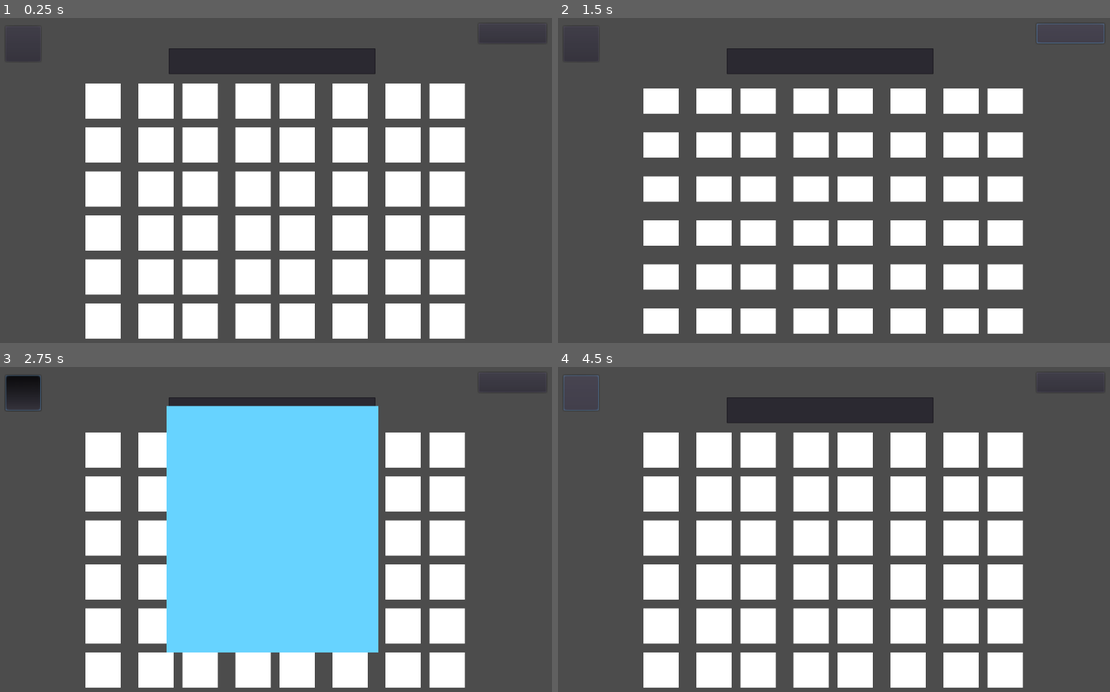
Above: before the commit, frames 1-4 (two rows, left to right).
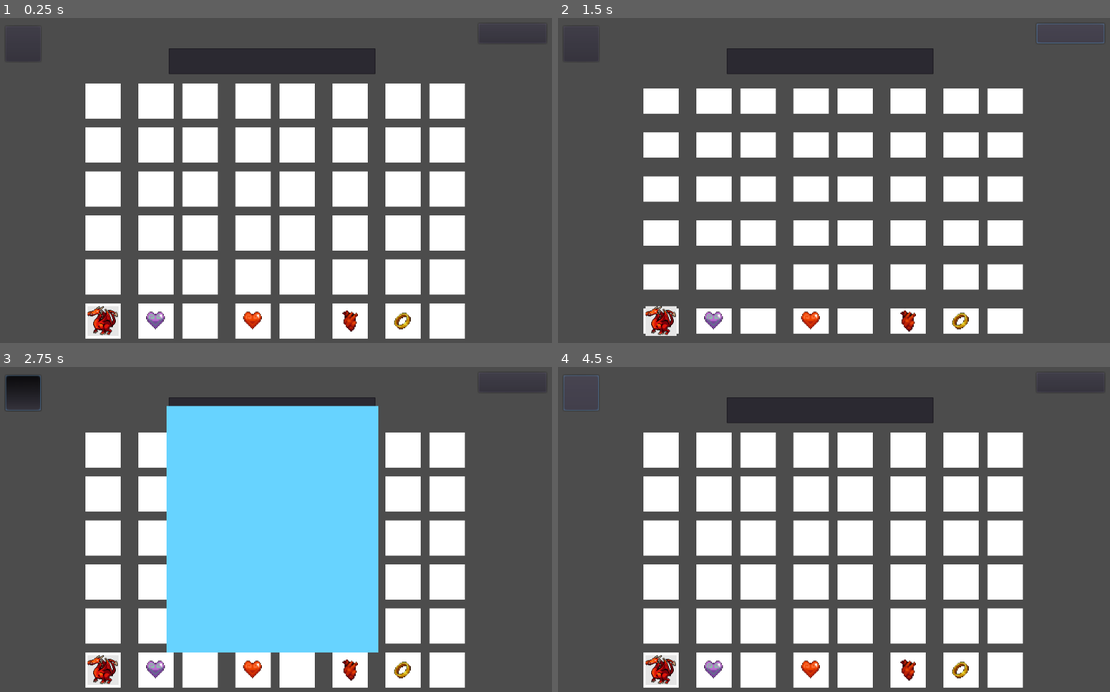
Above: after the commit, the same moments.

Repository: shortcakesweets/necro-wordle
Game: Godot game, scene res://tscn/cotndle.tscn
Two runs of this game, one before a commit and one after it. Both use one fixed random seed, a clock stepped at 60 frames per second and the inputs below.
Inputs (mouse positions are in pixels of both pictures, inside the frame that each line leads up to):
- Up to frame 1 (0.25 s): no input
- Up to frame 2 (1.5 s): click (828, 60) at 0.52 s; type "12" at 0.6 s; click "reset" at 1.25 s
- Up to frame 3 (2.75 s): click "?" at 2 s
- Up to frame 4 (4.5 s): click "?" at 2.75 s; click "?" at 3.5 s; tap Enter at 4.25 s

The runs differ from the first frame. In frame 1, 1.0% of the frame differs, in the area x 15-75%, y 88-98%; in frame 2, 1.0%; in frame 3, 1.0%; in frame 4, 1.0%.

Commit message:
fully functioning help_ui

Diff:
--- a/tscn/Guess.gd
+++ b/tscn/Guess.gd
@@ -8,6 +8,8 @@
 onready var NumberBox6 = $NumberBox6
 onready var NumberBox7 = $NumberBox7
 onready var NumberBox8 = $NumberBox8
+
+onready var MonsterName = $Label
 
 var NBoxes = []
 
@@ -21,6 +23,8 @@
 	NBoxes.append(NumberBox6)
 	NBoxes.append(NumberBox7)
 	NBoxes.append(NumberBox8)
+
+	set_label([])
 
 func Guess(guess : int, answer : int, duration = 1.0):
 
@@ -57,3 +61,17 @@
 func reset():
 	for i in range(8):
 		NBoxes[i].animate_flip_with_input( -1, "White" )
+	set_label([])
+
+func set_label(names : Array):
+	if names.size() == 0:
+		MonsterName.text = ""
+		return
+
+	var name_in_one : String = ""
+	for mob_name in names:
+		name_in_one = name_in_one + mob_name
+		if not (names[names.size() - 1] == mob_name):
+			name_in_one = name_in_one + "\n"
+
+	MonsterName.text = name_in_one
--- a/tscn/Guess.tscn
+++ b/tscn/Guess.tscn
@@ -28,3 +28,13 @@
 
 [node name="NumberBox8" parent="." instance=ExtResource( 1 )]
 position = Vector2( 624, 0 )
+
+[node name="Label" type="Label" parent="."]
+margin_left = 704.0
+margin_top = -32.0
+margin_right = 832.0
+margin_bottom = 32.0
+text = "Monster1
+Monster2
+Monster3"
+valign = 1
--- a/tscn/cotndle.gd
+++ b/tscn/cotndle.gd
@@ -5,7 +5,7 @@
 var answer : int
 var answer_monsterName : String
 var tries : int = 0
-export var input_buffer_time = 1.0
+export var input_buffer_time = 2.0
 
 onready var Guess1 = $Control/Guesses/Guess1
 onready var Guess2 = $Control/Guesses/Guess2
@@ -17,6 +17,8 @@
 onready var cotn_LineEdit = $Control/LineEdit
 onready var blinker = $Control/Line2D
 onready var system_message = $Control/Label
+
+onready var help_ui = $Control/help_ui
 
 var guesses : Array = []
 
@@ -44,7 +46,7 @@
 	#print(" with monsterName : " + answer_monsterName)
 
 func _on_LineEdit_text_entered(new_guess):
-	if not valid_monster(new_guess):
+	if valid_monster(new_guess).size() == 0:
 		line_blink()
 		print(" Unvalid priority. ")
 		return
@@ -52,6 +54,9 @@
 	cotn_LineEdit.editable = false
 
 	cotn_LineEdit.text = ""
+	if(tries == 5): # erase help_ui
+		help_ui.visible = false
+
 	guesses[tries].Guess(int(new_guess), answer)
 	tries = tries + 1
 
@@ -65,14 +70,15 @@
 
 	yield(get_tree().create_timer(input_buffer_time), "timeout")
 	cotn_LineEdit.editable = true
+	guesses[tries-1].set_label( valid_monster(new_guess) )
 
-func valid_monster(priority) -> bool :
+func valid_monster(priority):
 	#var priority_int = int(priority)
 
 	if PriorityData.only_priority_list.has(int(priority)): # valid
-		return true
+		return PriorityData.get_names_by_priority(priority)
 
-	return false
+	return []
 
 func line_blink(duration = 0.5):
 	blinker.visible = true
@@ -96,4 +102,5 @@
 	system_message.text = "Can you guess today's monster Priority?"
 	pick_answer()
 	tries = 0
+	help_ui.visible = true
 	cotn_LineEdit.editable = true
--- a/tscn/cotndle.tscn
+++ b/tscn/cotndle.tscn
@@ -6,6 +6,11 @@
 [ext_resource path="res://fonts/necrosans.ttf" type="DynamicFontData" id=4]
 [ext_resource path="res://tscn/Help.tscn" type="PackedScene" id=5]
 [ext_resource path="res://tscn/Mystery.gd" type="Script" id=6]
+[ext_resource path="res://assets/misc_heart_container_cursed.png" type="Texture" id=7]
+[ext_resource path="res://assets/ring_gold.png" type="Texture" id=8]
+[ext_resource path="res://assets/red_dragon.png" type="Texture" id=9]
+[ext_resource path="res://assets/misc_heart_container.png" type="Texture" id=10]
+[ext_resource path="res://assets/heart_transplant.png" type="Texture" id=11]
 
 [sub_resource type="DynamicFont" id=1]
 size = 32
@@ -95,6 +100,33 @@
 position = Vector2( 292, 56 )
 z_index = 10
 
+[node name="help_ui" type="Node2D" parent="Control"]
+
+[node name="RedDragon" type="Sprite" parent="Control/help_ui"]
+position = Vector2( 201, 560 )
+scale = Vector2( 0.35, 0.35 )
+texture = ExtResource( 9 )
+
+[node name="MiscHeartContainerCursed" type="Sprite" parent="Control/help_ui"]
+position = Vector2( 296, 560 )
+scale = Vector2( 2, 2 )
+texture = ExtResource( 7 )
+
+[node name="MiscHeartContainer" type="Sprite" parent="Control/help_ui"]
+position = Vector2( 472, 560 )
+scale = Vector2( 2, 2 )
+texture = ExtResource( 10 )
+
+[node name="HeartTransplant" type="Sprite" parent="Control/help_ui"]
+position = Vector2( 648, 560 )
+scale = Vector2( 2, 2 )
+texture = ExtResource( 11 )
+
+[node name="RingGold" type="Sprite" parent="Control/help_ui"]
+position = Vector2( 744, 560 )
+scale = Vector2( 2, 2 )
+texture = ExtResource( 8 )
+
 [connection signal="text_entered" from="Control/LineEdit" to="." method="_on_LineEdit_text_entered"]
 [connection signal="pressed" from="Control/Button" to="." method="_on_Button_pressed"]
 [connection signal="toggled" from="Control/Mystery" to="Control/Mystery" method="_on_Mystery_toggled"]
--- a/tscn/priority_data.gd
+++ b/tscn/priority_data.gd
@@ -163,3 +163,12 @@
 			only_priority_list.append(data[0])
 
 	#print(only_priority_list)
+
+func get_names_by_priority(priority) -> Array:
+	var names : Array = []
+
+	for data in priority_data:
+		if( data[0] == int(priority) ):
+			names.append( data[1] )
+
+	return names
Binary file added: assets/green_dragon.PNG
Not shown, added: assets/green_dragon.PNG.import
Binary file added: assets/heart_transplant.png
Not shown, added: assets/heart_transplant.png.import
Binary file added: assets/misc_heart_container.png
Not shown, added: assets/misc_heart_container.png.import
Binary file added: assets/misc_heart_container_cursed.png
Not shown, added: assets/misc_heart_container_cursed.png.import
Binary file added: assets/red_dragon.png
Not shown, added: assets/red_dragon.png.import
Binary file added: assets/ring_gold.png
Not shown, added: assets/ring_gold.png.import
(and 7 more such lines)
